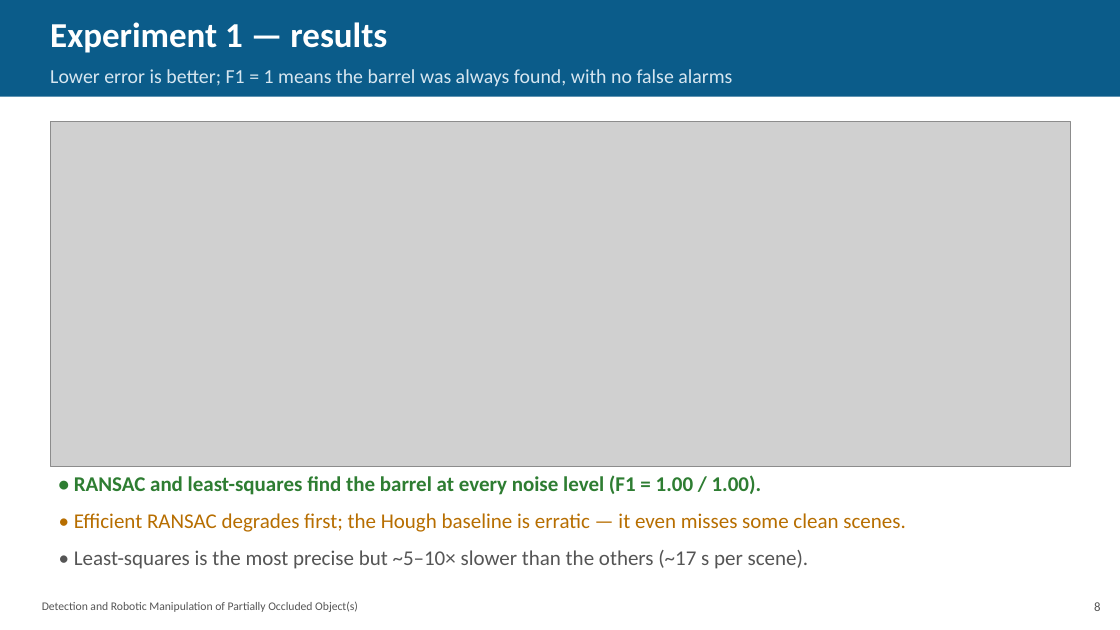
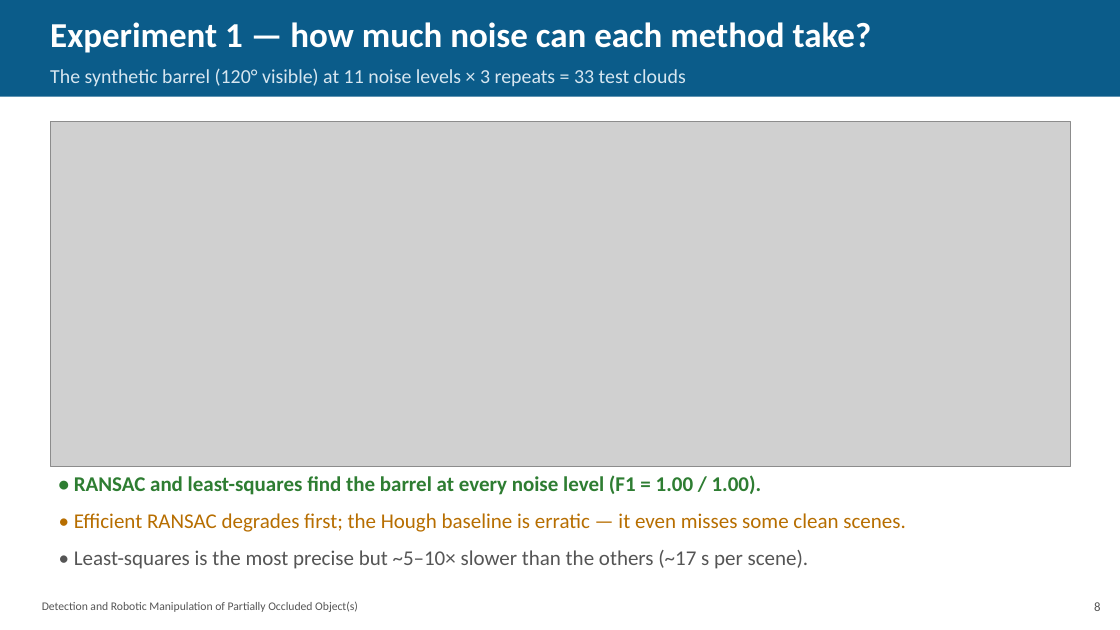
Before and after one commit to coder-1011/barrel-detection, a slide deck: slide 9 of researchwrite/evaluation_presentation.pptx. Drawn at 1120x630 pixels with LibreOffice and Linux fonts; fonts in the diff are those of the drawing; grey boxes stand for pictures. Boxes give left, top, right and bottom in pixels: in the first picture for what was removed or moved away, otherwise in the second. Text is boxed around its words. In the diff, an @@ line names an element or a change of style, - is before the commit and + after.

Commit message:
Eval deck v3: fix slide flow (fitting before pile, test-data slide before methods), de-duplicate intro, lean pipeline chart, merge synth setup into results

```diff
--- a/researchwrite/evaluation_presentation.pptx
+++ b/researchwrite/evaluation_presentation.pptx
@@ text at [50,22,872,86]: text changed @@
-Experiment 1 — results
-Lower error is better; F1 = 1 means the barrel was always found, with no false alarms
+Experiment 1 — how much noise can each method take?
+The synthetic barrel (120° visible) at 11 noise levels × 3 repeats = 33 test clouds
```
Also in this commit, not shown: 9 other slides changed, 1 slide added, 1 slide removed, 6 other files.
